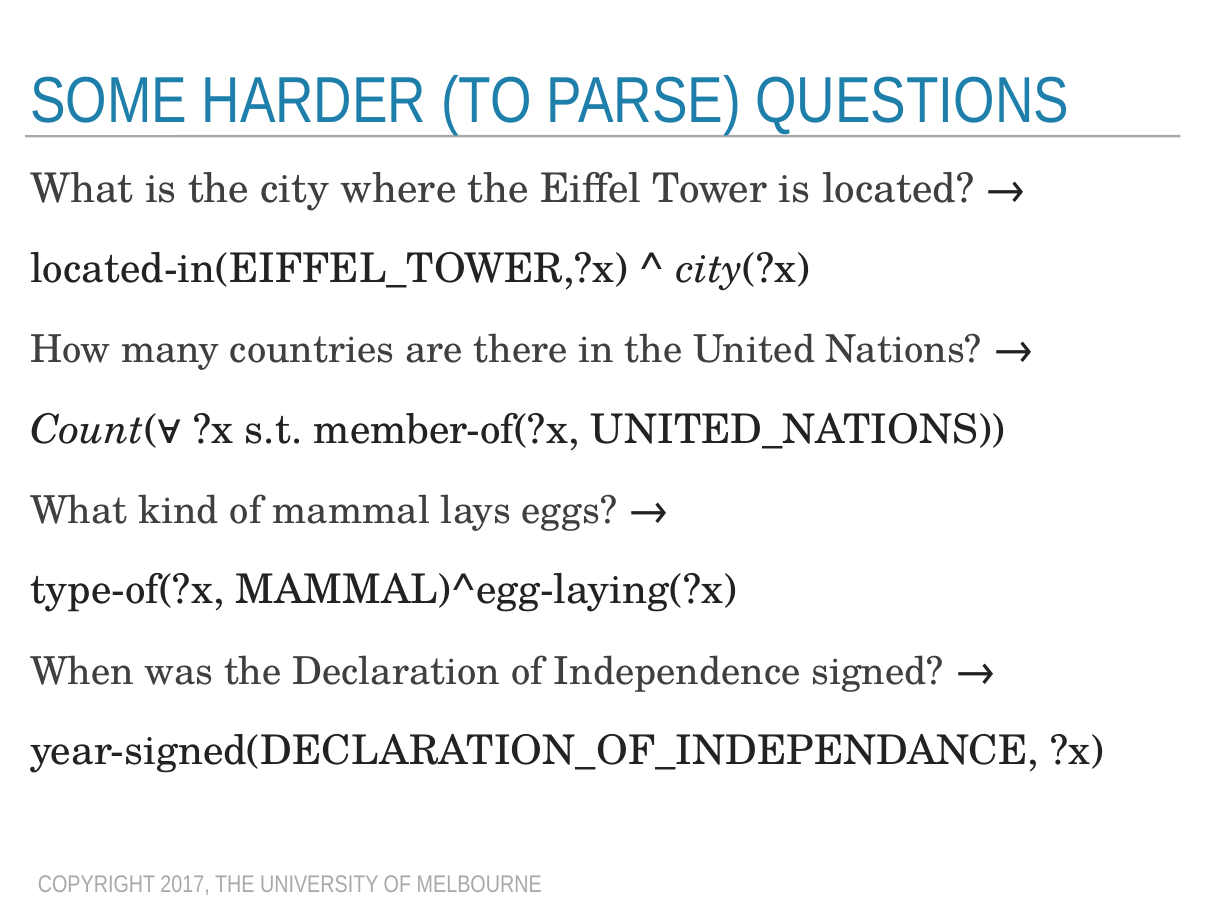
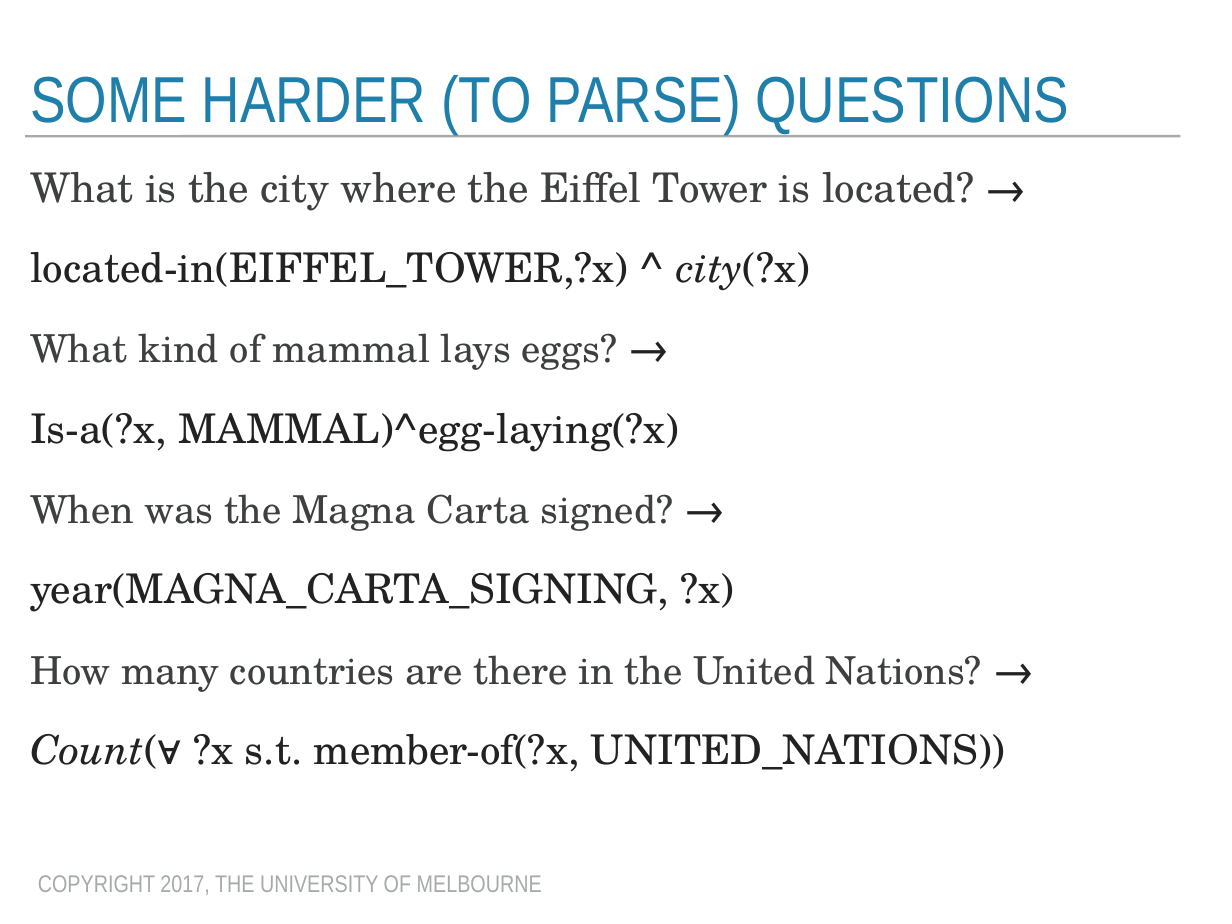
Before and after one commit to trevorcohn/comp90042, a slide deck: slide 10 of slides/WSTA_L12_question answering.pptx (slide 9 before the commit). Drawn at 1232x924 pixels with LibreOffice and Linux fonts; fonts in the diff are those of the drawing. Boxes give left, top, right and bottom in pixels: in the first picture for what was removed or moved away, otherwise in the second. Text is boxed around its words. In the diff, an @@ line names an element or a change of style, - is before the commit and + after.

```diff
--- a/slides/WSTA_L12_question answering.pptx
+++ b/slides/WSTA_L12_question answering.pptx
@@ text at bbox=[30, 333, 734, 612]: paragraphs added @@
+  What kind of mammal lays eggs? →
+Is-a(?x, MAMMAL)^egg-laying(?x)
+  When was the Magna Carta signed? →
+year(MAGNA_CARTA_SIGNING, ?x)
@@ text at bbox=[30, 494, 1104, 773]: paragraphs removed @@
-  What kind of mammal lays eggs? →
-type-of(?x, MAMMAL)^egg-laying(?x)
-  When was the Declaration of Independence signed? →
-year-signed(DECLARATION_OF_INDEPENDANCE, ?x)
```
Also in this commit, not shown: 17 other slides changed, 2 slides added, 2 other files.
